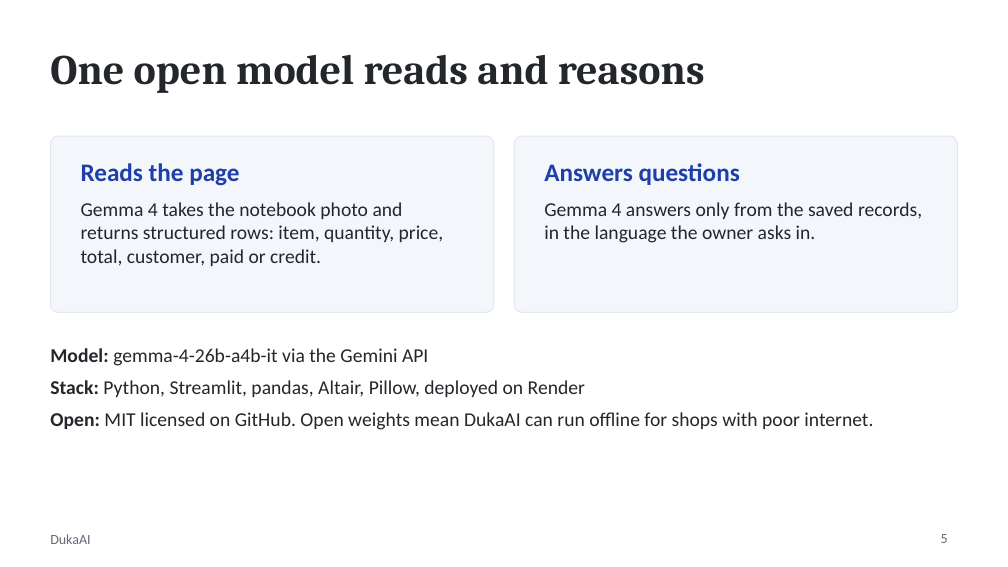
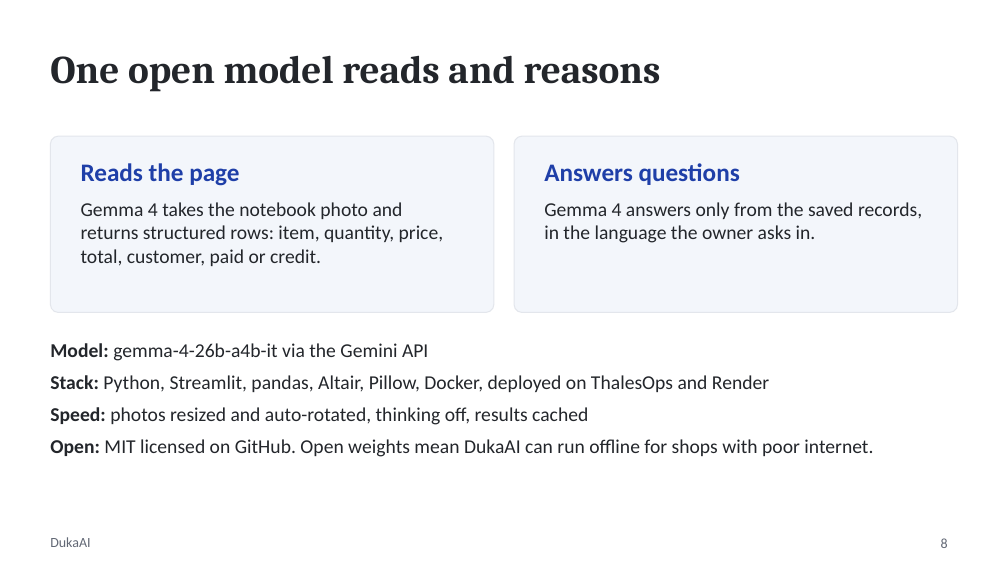
Before and after one commit to Elthiero/daftari, a slide deck: slide 8 of docs/DukaAI_Pitch.pptx (slide 5 before the commit). Drawn at 1008x567 pixels with LibreOffice and Linux fonts; fonts in the diff are those of the drawing. Boxes give left, top, right and bottom in pixels: in the first picture for what was removed or moved away, otherwise in the second. Text is boxed around its words. In the diff, an @@ line names an element or a change of style, - is before the commit and + after.

Commit message:
Add ThalesOps link and research-backed deck with sources

```diff
--- a/docs/DukaAI_Pitch.pptx
+++ b/docs/DukaAI_Pitch.pptx
@@ title "One open model reads and ..." at (50, 55, 661, 92): size 30 to 28 pt @@
@@ text at (50, 375, 769, 425): text changed @@
-Stack: Python, Streamlit, pandas, Altair, Pillow, deployed on Render
+Stack: Python, Streamlit, pandas, Altair, Pillow, Docker, deployed on ThalesOps and Render
+Speed: photos resized and auto-rotated, thinking off, results cached
@@ page number at (941, 538, 948, 548): text changed @@
-5
+8
```
Also in this commit, not shown: 6 other slides changed, 5 slides added, 1 other file.
